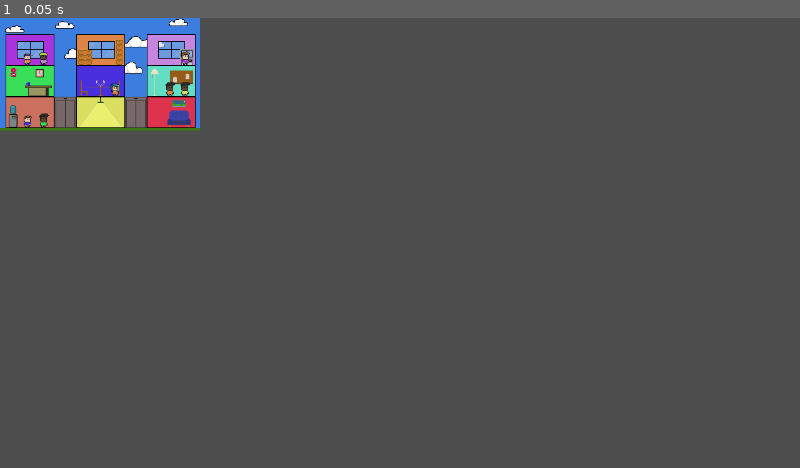
Above: before the commit, frame 1.
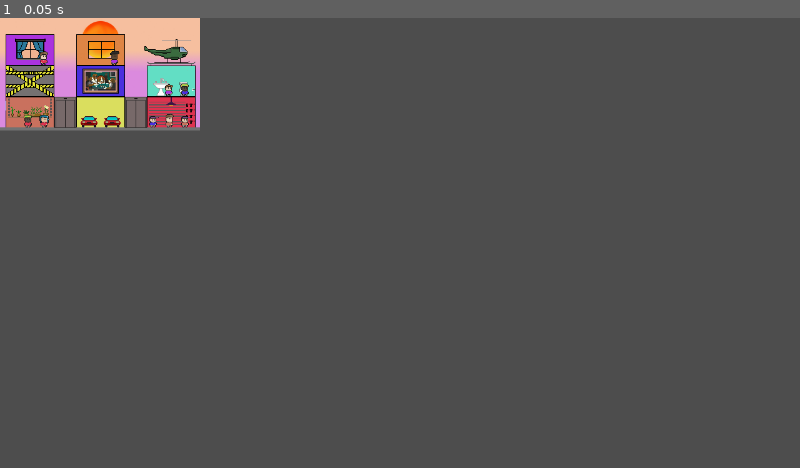
Above: after the commit, the same moment.

Repository: gunarp/gjds-game-jam2
Game: Godot game, scene res://scenes/levels/level_3.tscn
The game is run twice, just before and just after one commit, with the same random seed, the same clock (stepped at 60 frames per second) and the same inputs. This scene is started directly instead of the project's main scene.
Inputs:
- Up to frame 1 (0.05 s): no input

The runs differ from the first frame. In frame 1, 4.3% of the frame differs, in the area x 0-25%, y 0-26%.

Commit message:
add level 3

Diff:
--- /dev/null
+++ b/resource/levels/level_3.json
@@ -0,0 +1,105 @@
+{
+  "visual_data": {
+    "max_x": 320,
+    "max_y": 180,
+    "side_margin": 9,
+    "floor_margin": 4,
+    "room_width": 78,
+    "room_height": 50,
+    "elevator_width": 35
+  },
+  "buildings": [
+    {
+      "floor_0": {
+        "room_id": 0,
+        "max_size": 3,
+        "initial_passengers": [
+          {
+            "dest_room": 6,
+            "sprite_style": 2
+          },
+          {
+            "dest_room": 6,
+            "sprite_style": 5
+          }
+        ]
+      },
+      "floor_1": {
+        "room_id": -1,
+        "max_size": 3,
+        "initial_passengers": []
+      },
+      "floor_2": {
+        "room_id": 2,
+        "max_size": 3,
+        "initial_passengers": [
+          {
+            "dest_room": 6,
+            "sprite_style": 4
+          }
+        ]
+      }
+    },
+    {
+      "floor_0": {
+        "room_id": 3,
+        "max_size": 3,
+        "initial_passengers": []
+      },
+      "floor_1": {
+        "room_id": 4,
+        "max_size": 3,
+        "initial_passengers": []
+      },
+      "floor_2": {
+        "room_id": 5,
+        "max_size": 3,
+        "initial_passengers": [
+          {
+            "dest_room": 2,
+            "sprite_style": 3
+          }
+        ]
+      }
+    },
+    {
+      "floor_0": {
+        "room_id": 6,
+        "max_size": 3,
+        "initial_passengers": [
+          {
+            "dest_room": 0,
+            "sprite_style": 1
+          },
+          {
+            "dest_room": 0,
+            "sprite_style": 4
+          },
+          {
+            "dest_room": 4,
+            "sprite_style": 1
+          }
+        ]
+      },
+      "floor_1": {
+        "room_id": 7,
+        "max_size": 3,
+        "initial_passengers": [
+          {
+            "dest_room": 4,
+            "sprite_style": 5
+          },
+          {
+            "dest_room": 2,
+            "sprite_style": 0
+          }
+        ]
+      },
+      "floor_2": {
+        "room_id": -1,
+        "max_size": 3,
+        "initial_passengers": []
+      }
+    }
+  ]
+}
--- a/scenes/levels/level_3.tscn
+++ b/scenes/levels/level_3.tscn
@@ -1,18 +1,18 @@
 [gd_scene load_steps=4 format=3 uid="uid://bt5hute0hfd2s"]
 
 [ext_resource type="Script" uid="uid://de6ogvo5ucgl8" path="res://scripts/game/level_state.gd" id="1_0ljxa"]
-[ext_resource type="Texture2D" uid="uid://cq0fweks321nv" path="res://resource/assets/art/elevators_4.png" id="2_0qepi"]
+[ext_resource type="Texture2D" uid="uid://b14033jsc1exg" path="res://resource/assets/art/map_3_elevators.png" id="2_0ljxa"]
 [ext_resource type="PackedScene" uid="uid://vfhxw5n8bujt" path="res://scenes/game/elevator.tscn" id="3_fmg3e"]
 
 [node name="Level3" type="Node2D"]
 physics_interpolation_mode = 2
 script = ExtResource("1_0ljxa")
-initial_level_json = "res://resource/levels/level_1.json"
+initial_level_json = "res://resource/levels/level_3.json"
 
 [node name="TextureRect" type="TextureRect" parent="."]
 offset_right = 320.0
 offset_bottom = 180.0
-texture = ExtResource("2_0qepi")
+texture = ExtResource("2_0ljxa")
 stretch_mode = 2
 
 [node name="ElevatorLeft" parent="." instance=ExtResource("3_fmg3e")]
--- a/scripts/menu/main.gd
+++ b/scripts/menu/main.gd
@@ -19,6 +19,7 @@
   level_scene_uids = [
     "uid://bohsecfy8umiy",
     "uid://wm47v8wk118d",
+    "uid://bt5hute0hfd2s",
   ]
 
   next_level = load(level_scene_uids.pop_front())
Not shown, added: scripts/generate_special_json.py
